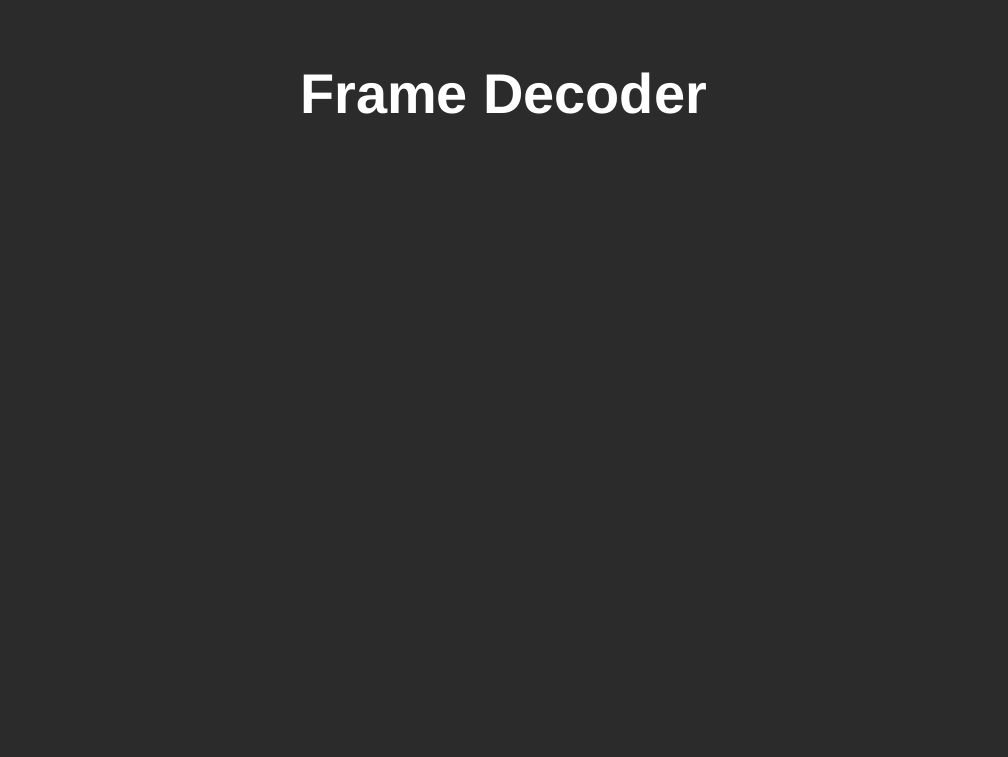
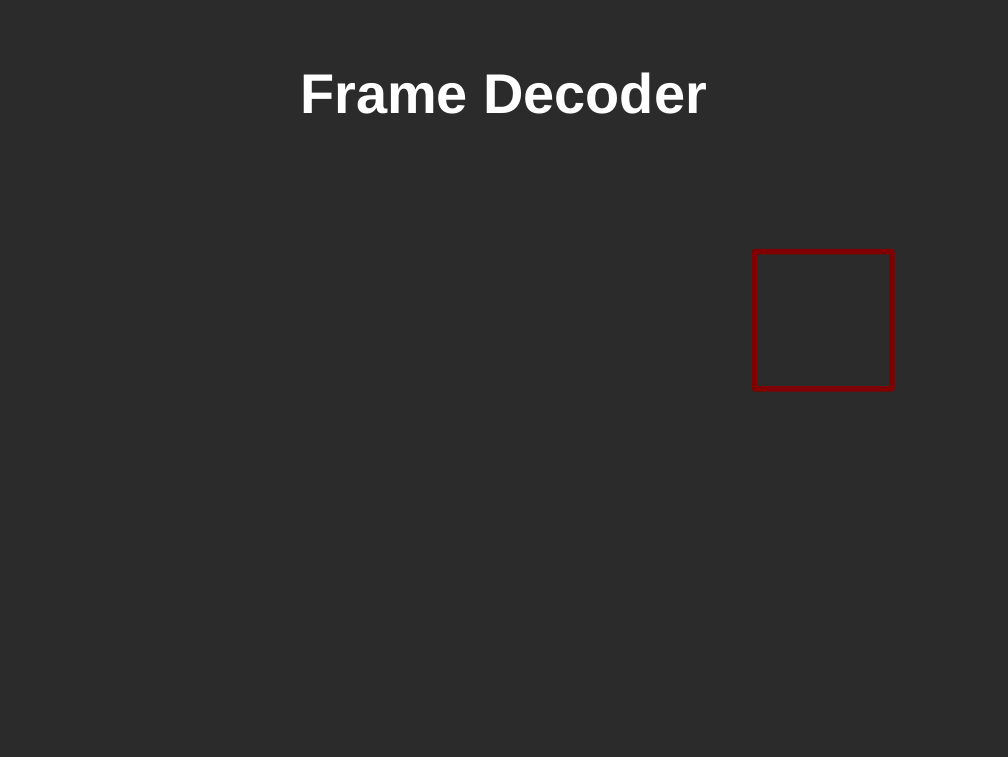
Before and after one commit to snowpuppy/ECE337, a slide deck: slide 9 of docs/ece337.ppt. Drawn at 1008x757 pixels with LibreOffice and Linux fonts; fonts in the diff are those of the drawing; background and template pictures are left out; a plain dark background stands for a picture behind light text. Boxes give left, top, right and bottom in pixels: in the first picture for what was removed or moved away, otherwise in the second. Text is boxed around its words. In the diff, an @@ line names an element or a change of style, - is before the commit and + after.

```diff
--- a/docs/ece337.ppt
+++ b/docs/ece337.ppt
@@ rounded rectangle added at (755, 252, 892, 389), outline #800000 4.31 pt @@
```
Also in this commit, not shown: 5 other slides changed, 1 slide added, 1 slide removed, 3 other files.
